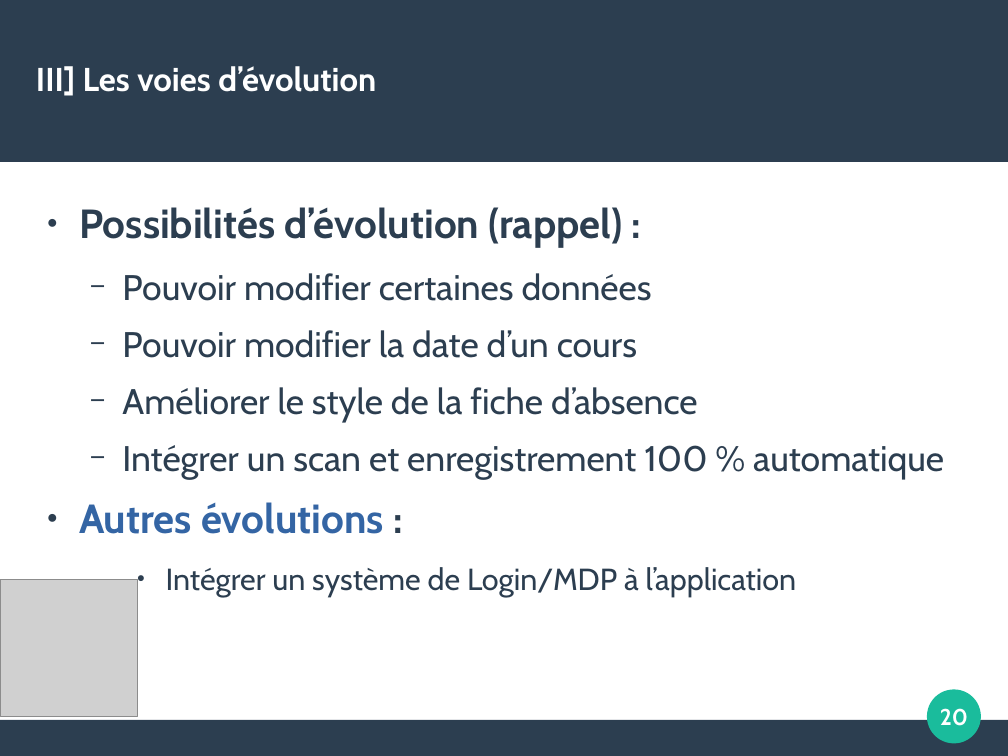
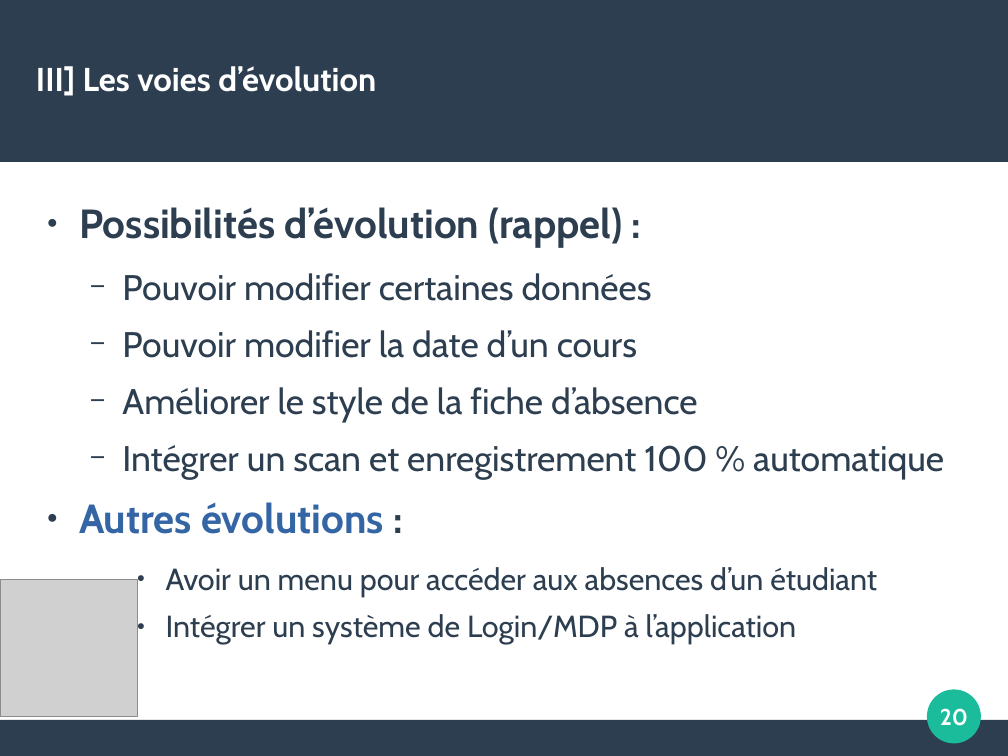
Before and after one commit to FlavienVernier/GestionEnseignantsEtudiants, a slide deck: slide 20 of DiapoSoutenance.odp. Drawn at 1008x756 pixels with LibreOffice and Linux fonts; fonts in the diff are those of the drawing; grey boxes stand for pictures. Boxes give left, top, right and bottom in pixels: in the first picture for what was removed or moved away, otherwise in the second. Text is boxed around its words. In the diff, an @@ line names an element or a change of style, - is before the commit and + after.

```diff
--- a/DiapoSoutenance.odp
+++ b/DiapoSoutenance.odp
@@ text at [166, 567, 877, 597]: paragraph added @@
+    ● Avoir un menu pour accéder aux absences d’un étudiant
```
Also in this commit, not shown: 2 other files.
